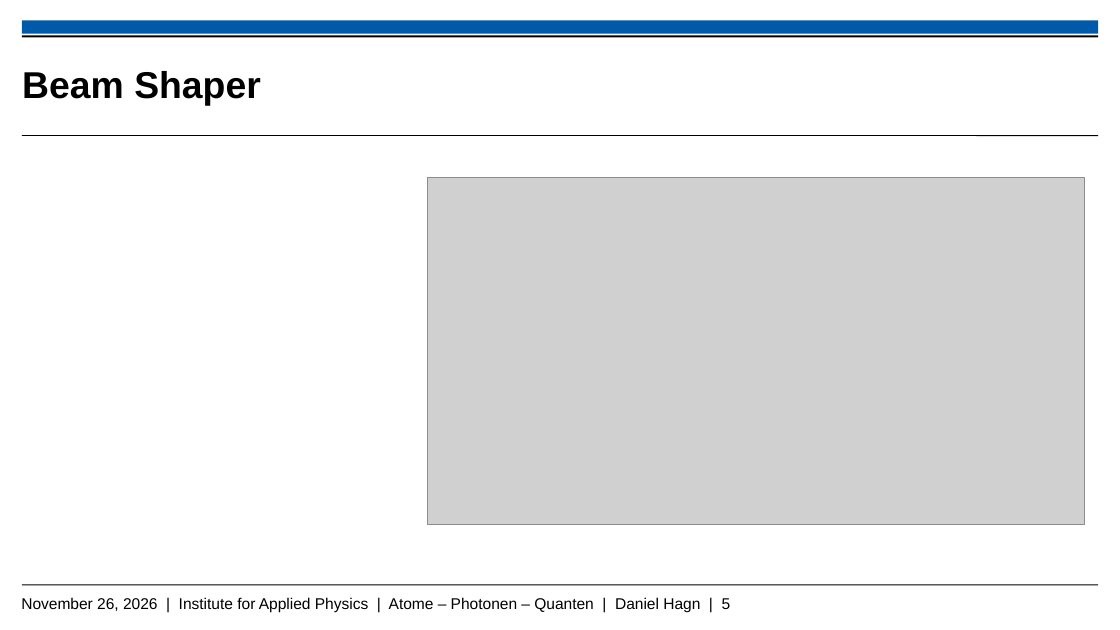
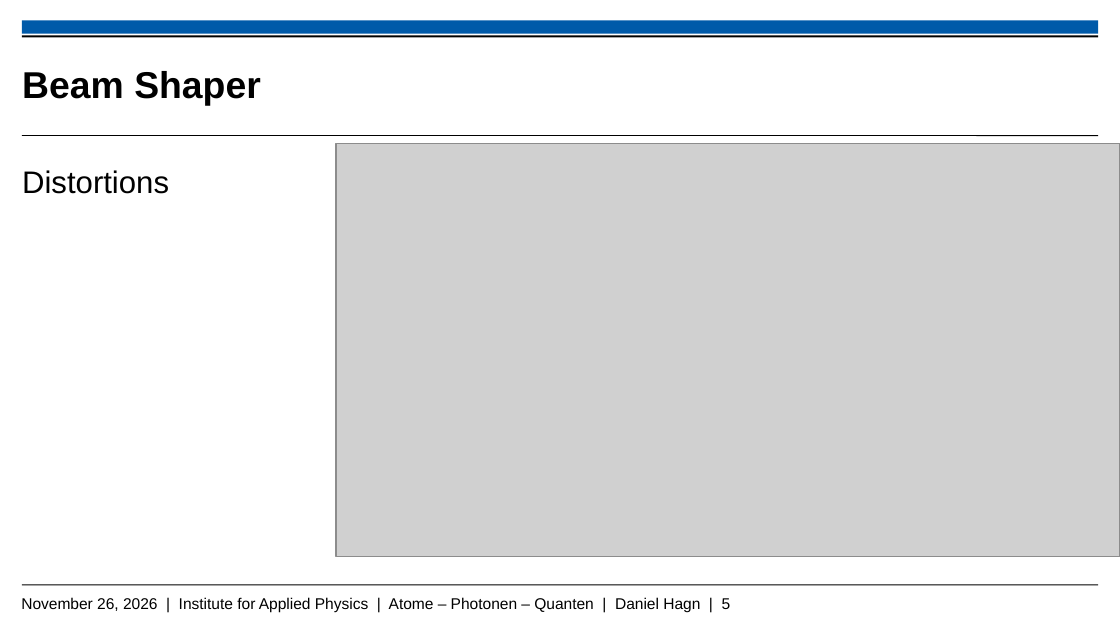
Before and after one commit to Daniel-Hagn-physik/Masterthesis_Backup, a slide deck: slide 5 of Hagn_Daniel_Mastervortrag.pptx. Drawn at 1120x630 pixels with LibreOffice and Linux fonts; fonts in the diff are those of the drawing; grey boxes stand for pictures; background and template pictures are left out. Boxes give left, top, right and bottom in pixels: in the first picture for what was removed or moved away, otherwise in the second. Text is boxed around its words. In the diff, an @@ line names an element or a change of style, - is before the commit and + after.

```diff
--- a/Hagn_Daniel_Mastervortrag.pptx
+++ b/Hagn_Daniel_Mastervortrag.pptx
@@ picture: place and size @@
-picture at bbox=[428, 178, 1085, 524]
+picture at bbox=[336, 143, 1120, 557]
@@ text added at bbox=[22, 170, 169, 194], 20 pt, text #000000 @@
+Distortions
```
Also in this commit, not shown: 4 other slides changed, 4 slides added, 2 slides removed, 5 other files.
